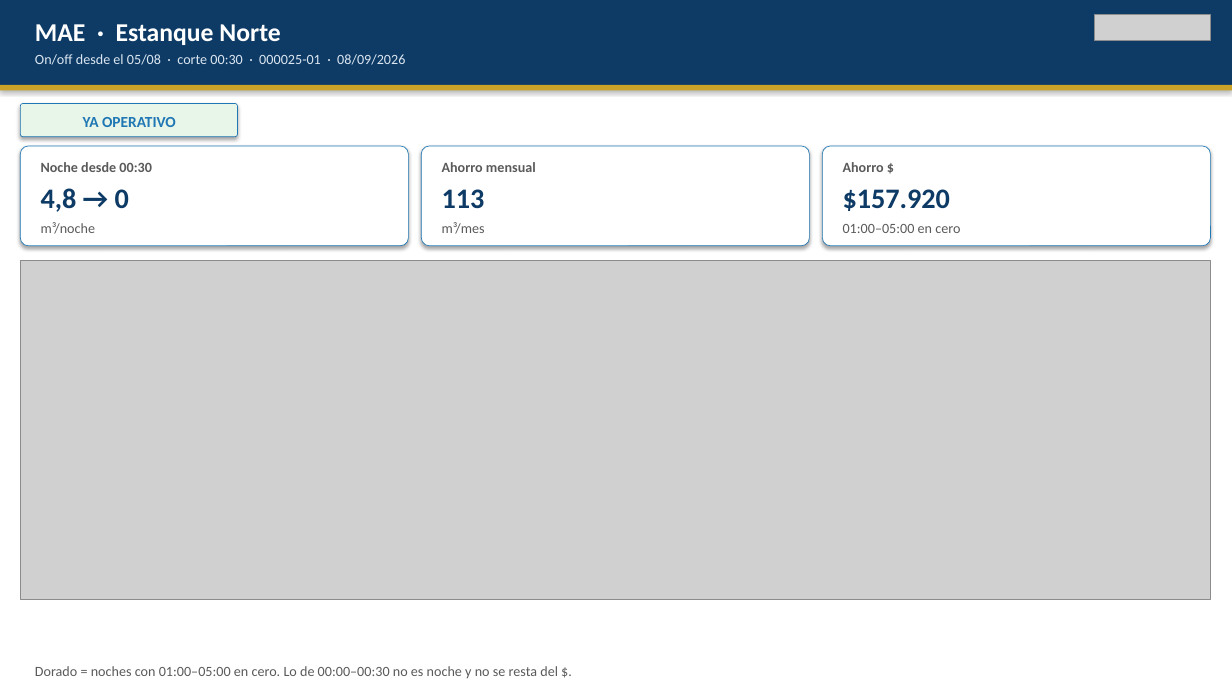
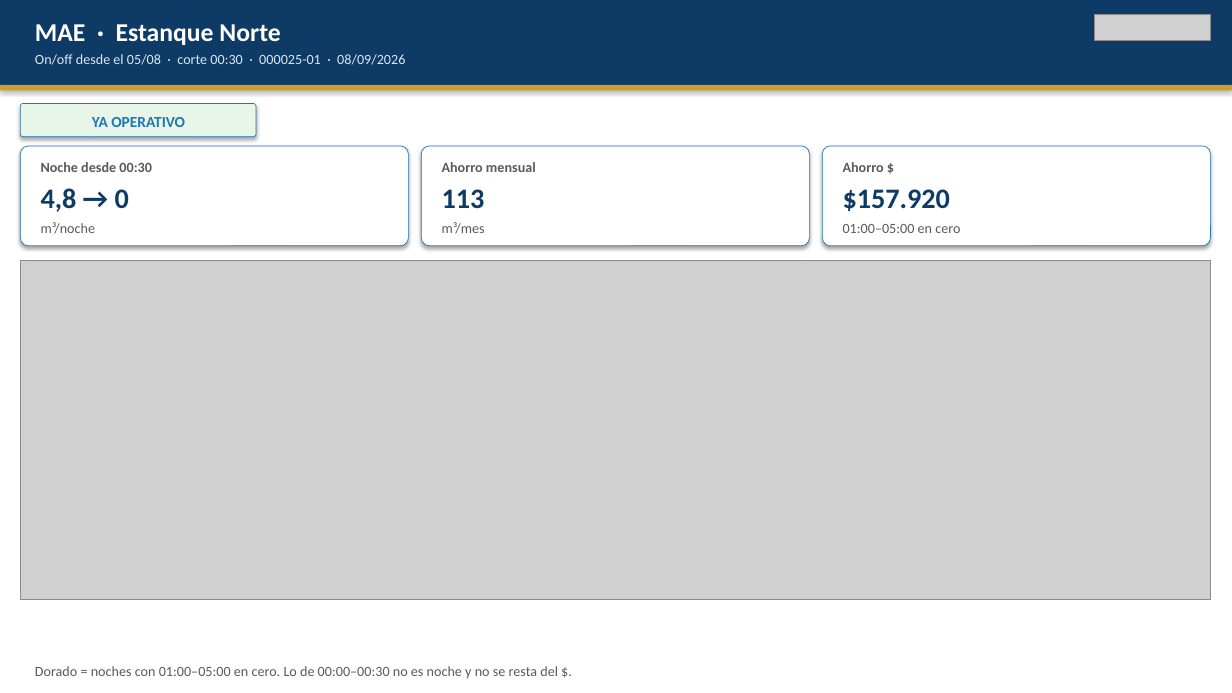
Before and after one commit to anibaloperacionesWes/wes-scripts, a slide deck: slide 4 of reports/Parque_Arauco/CONSOLIDADO/Fichas_onepage_PA_20260908.pptx (slide 3 before the commit). Drawn at 1232x693 pixels with LibreOffice and Linux fonts; fonts in the diff are those of the drawing; grey boxes stand for pictures. Boxes give left, top, right and bottom in pixels: in the first picture for what was removed or moved away, otherwise in the second. Text is boxed around its words. In the diff, an @@ line names an element or a change of style, - is before the commit and + after.

```diff
--- a/reports/Parque_Arauco/CONSOLIDADO/Fichas_onepage_PA_20260908.pptx
+++ b/reports/Parque_Arauco/CONSOLIDADO/Fichas_onepage_PA_20260908.pptx
@@ rounded rectangle: place and size @@
-rounded rectangle at [20, 104, 238, 137]
+rounded rectangle at [20, 104, 256, 137]
@@ text "YA OPERATIVO": place and size @@
-text "YA OPERATIVO" at [83, 117, 176, 127]
+text "YA OPERATIVO" at [92, 117, 185, 127]
```
Also in this commit, not shown: 8 other slides changed, 1 slide added, 10 other files.
